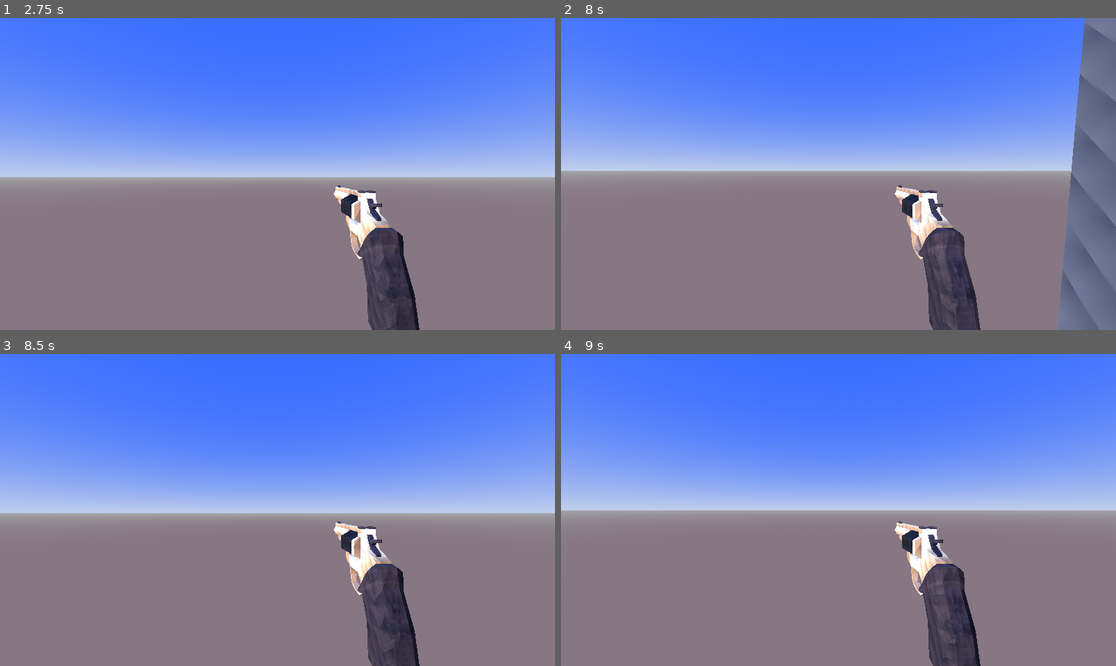
Above: before the commit, frames 1-4 (two rows, left to right).
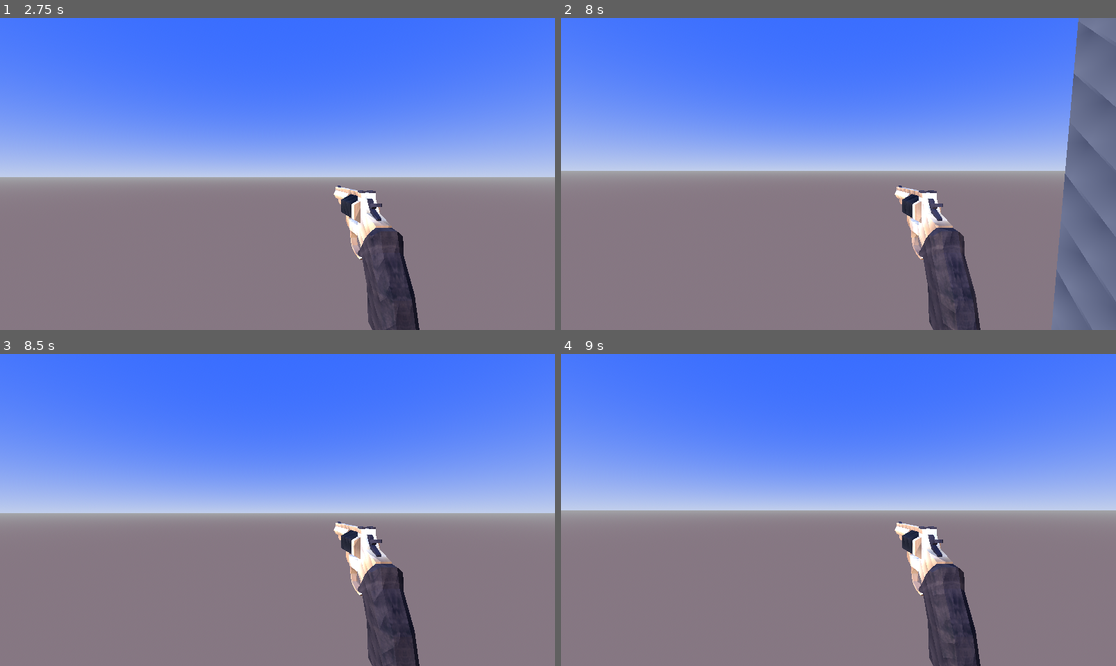
Above: after the commit, the same moments.

Repository: teachermanjeff/3dshooter2025
Game: Godot game, scene res://Range.tscn
The game is run twice, just before and just after one commit, with the same random seed, the same clock (stepped at 60 frames per second) and the same inputs.
Inputs (mouse positions are in pixels of both pictures, inside the frame that each line leads up to):
- Up to frame 1 (2.75 s): tap Enter at 0.5 s; move the mouse to (271, 180) at 0.52 s; hold W (move_forward) from 0.53 s (still down); click (271, 180) at 0.6 s; tap Space (jump) at 0.77, 1.52 s; move the mouse to (316, 177) at 1.27 s; click (316, 177) at 1.35 s; move the mouse to (233, 170) at 2.02 s; click (233, 170) at 2.1 s
- Up to frame 2 (8 s): move the mouse to (844, 174) at 2.77 s; release W (move_forward) at 2.78 s; hold A (move_left) 2.78-3.53 s; click (844, 174) at 2.85 s; tap Space (jump) at 3.02, 3.77, 4.52, 5.75, 6.02, 6.77, 7.52 s; move the mouse to (816, 167) at 3.52 s; hold W (move_forward) 3.53-5.78 s; click (816, 167) at 3.6 s; move the mouse to (866, 174) at 4.27 s; click (866, 174) at 4.35 s; move the mouse to (810, 174) at 5.02 s; click (810, 174) at 5.1 s; move the mouse to (849, 167) at 5.77 s; hold D (move_right) 5.78-6.53 s; click (849, 167) at 5.85 s; move the mouse to (832, 180) at 6.52 s; hold W (move_forward) from 6.53 s (still down); click (832, 180) at 6.6 s; move the mouse to (877, 177) at 7.27 s; click (877, 177) at 7.35 s
- Up to frame 3 (8.5 s): keep holding W (move_forward); move the mouse to (233, 506) at 8.02 s; click (233, 506) at 8.1 s
- Up to frame 4 (9 s): tap Enter at 8.75 s; move the mouse to (844, 510) at 8.77 s; release W (move_forward) at 8.78 s; hold A (move_left) from 8.78 s (still down); click (844, 510) at 8.85 s

Frame 1 is identical in both runs. In frame 2, 1.4% of the frame differs, in the area x 60-100%, y 0-100%; in frame 3, less than 0.1%; in frame 4, less than 0.1%.

Commit message:
Fixed bullet

Diff:
--- /dev/null
+++ b/gamefiles/MainMenu.tscn
@@ -0,0 +1,12 @@
+[gd_scene format=3 uid="uid://ynb0y6u0w3q7"]
+
+[node name="Control" type="Control"]
+layout_mode = 3
+anchor_right = 0.002
+offset_right = 67.696
+offset_bottom = 40.0
+
+[node name="TextEdit" type="TextEdit" parent="."]
+layout_mode = 0
+offset_right = 70.0
+offset_bottom = 40.0
--- a/gamefiles/bullet.gd
+++ b/gamefiles/bullet.gd
@@ -4,7 +4,6 @@
 
 func _ready():
 	linear_velocity = -global_transform.basis.z * speed
-	set_as_top_level(true)  # Detach bullet from parent to prevent unwanted movement
-
-func _on_body_entered(body):
-	queue_free()  # Destroy bullet on impact
+	set_as_top_level(true)
+	await get_tree().create_timer(2).timeout
+	queue_free()
Binary file added: gamefiles/Denali,+Alaska.jpg
Not shown, added: gamefiles/Denali,+Alaska.jpg.import
Binary file added: gamefiles/Sounds/Denali,+Alaska.jpg
Not shown, added: gamefiles/Sounds/Denali,+Alaska.jpg.import
